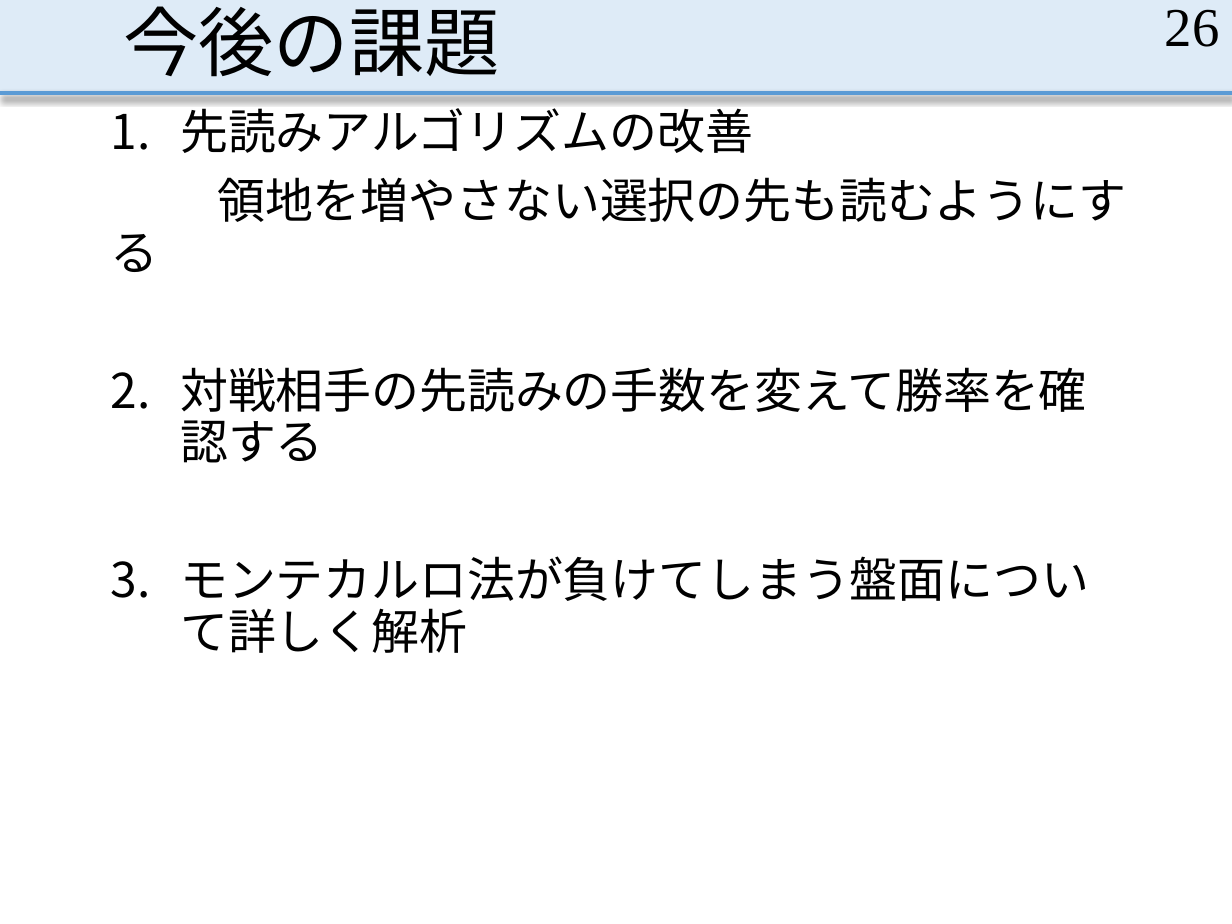
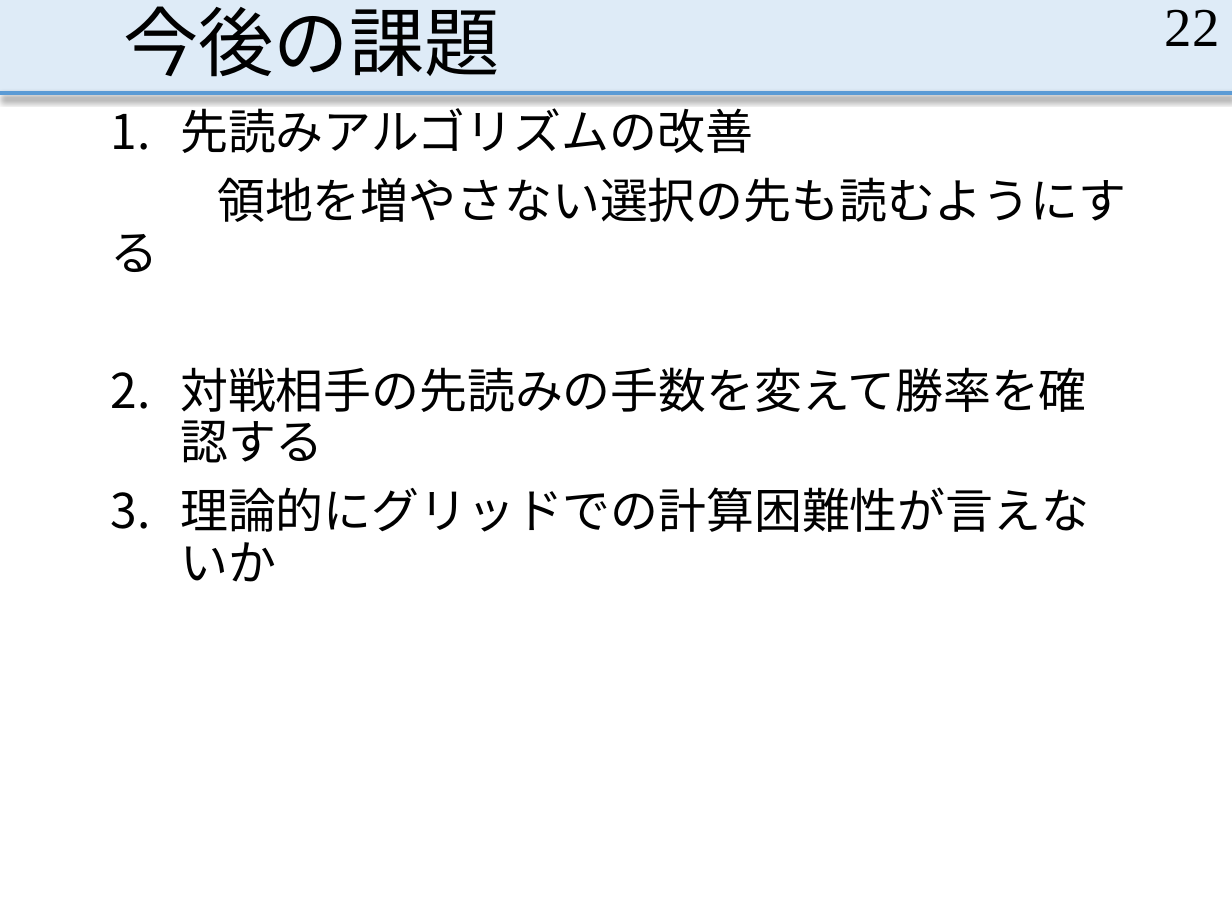
Before and after one commit to MasayaOda/SR, a slide deck: slide 22 of 中間発表1210.pptx (slide 26 before the commit). Drawn at 1232x924 pixels with LibreOffice and Linux fonts; fonts in the diff are those of the drawing. Boxes give left, top, right and bottom in pixels: in the first picture for what was removed or moved away, otherwise in the second. Text is boxed around its words. In the diff, an @@ line names an element or a change of style, - is before the commit and + after.

```diff
--- a/中間発表1210.pptx
+++ b/中間発表1210.pptx
@@ page number at (x1=1165, y1=9, x2=1220, y2=46): text changed @@
-26
+22
@@ text at (x1=180, y1=487, x2=1089, y2=582): text changed @@
-3. モンテカルロ法が負けてしまう盤面について詳しく解析
+3. 理論的にグリッドでの計算困難性が言えないか
```
Also in this commit, not shown: 7 other slides changed, 3 slides added.
